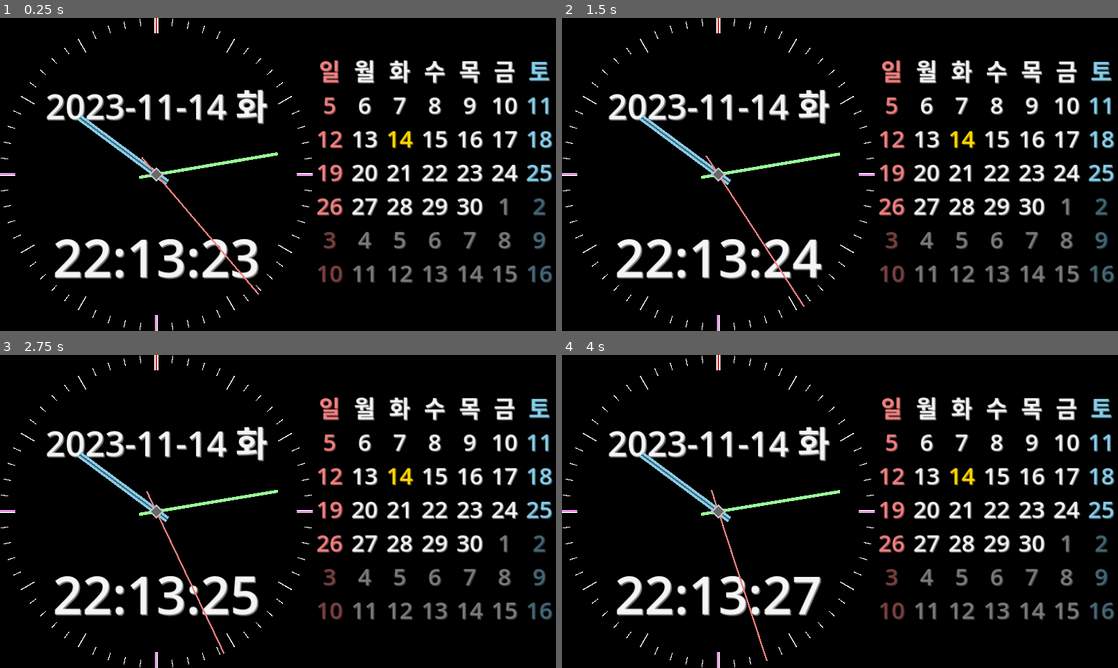
Above: before the commit, frames 1-4 (two rows, left to right).
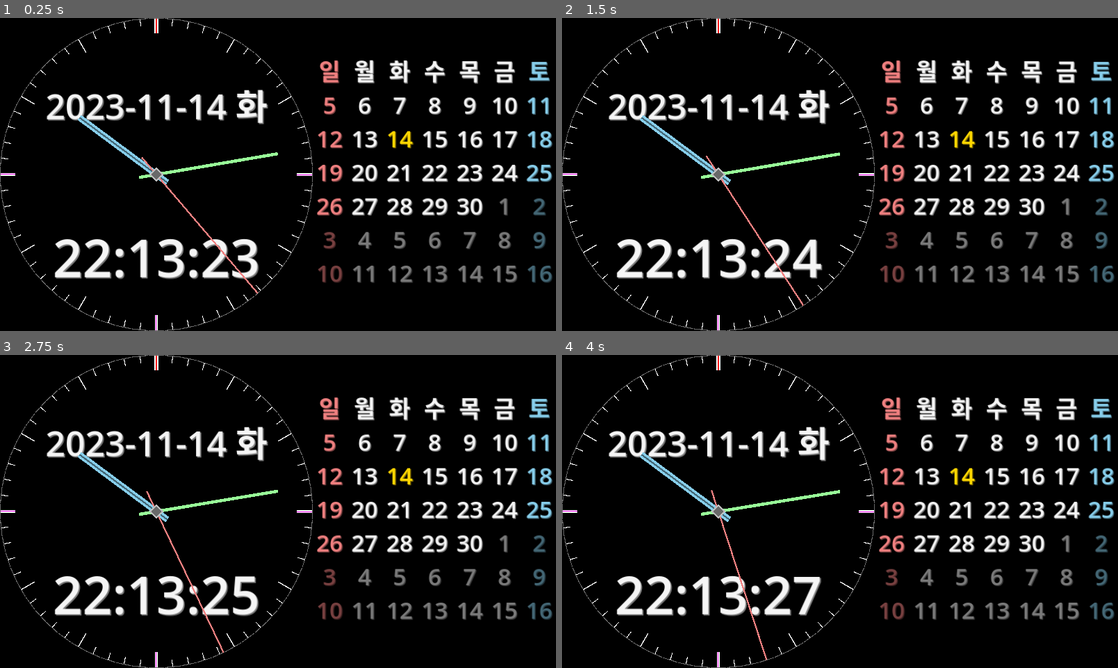
Above: after the commit, the same moments.

Repository: kasworld/gd4analogclockcal
Game: Godot game, scene res://main.tscn
The game is run twice, just before and just after one commit, with the same random seed, the same clock (stepped at 60 frames per second) and the same inputs.
Inputs:
- Up to frame 1 (0.25 s): no input
- Up to frame 2 (1.5 s): no input
- Up to frame 3 (2.75 s): no input
- Up to frame 4 (4 s): no input

The runs differ from the first frame. In frame 1, 0.4% of the frame differs, in the area x 0-57%, y 0-100%; in frame 2, 0.4%; in frame 3, 0.4%; in frame 4, 0.4%.

Commit message:
clock bound

Diff:
--- a/analog_clock.gd
+++ b/analog_clock.gd
@@ -23,6 +23,7 @@
 			add_child(new_clock_face(Color.WHITE, minute2rad(i), clock_R/150, clock_R/10))
 		else :
 			add_child(new_clock_face(Color.WHITE, minute2rad(i), clock_R/200, clock_R/20))
+		add_child(new_clock_face(Color.DIM_GRAY, minute2rad(i), clock_R/10, clock_R/200))
 
 	HourHand = clock_hand(Global.HandDict.hour)
 	add_child(HourHand)
@@ -36,10 +37,10 @@
 	add_child(new_clock_center(Color.GRAY, PI/4, clock_R/15))
 	add_child(new_clock_center(Color.DIM_GRAY, PI/4, clock_R/20))
 
-func new_clock_face(co :Color, rad :float, w , l )->ColorRect:
+func new_clock_face(co :Color, rad :float, w , h )->ColorRect:
 	var cr = ColorRect.new()
 	cr.color = co
-	cr.size = Vector2(w, l)
+	cr.size = Vector2(w, h)
 	cr.position = Vector2(clock_R-w/2, 0) - Vector2(clock_R,clock_R)
 	cr.rotation = rad
 	cr.pivot_offset = Vector2(w/2,clock_R)
--- a/global.gd
+++ b/global.gd
@@ -34,7 +34,7 @@
 	"second" : {
 		"color" :Color.LIGHT_CORAL,
 		"width" : 1.0/100,
-		"height" : 1.15,
+		"height" : 1.14,
 	}
 }
 
